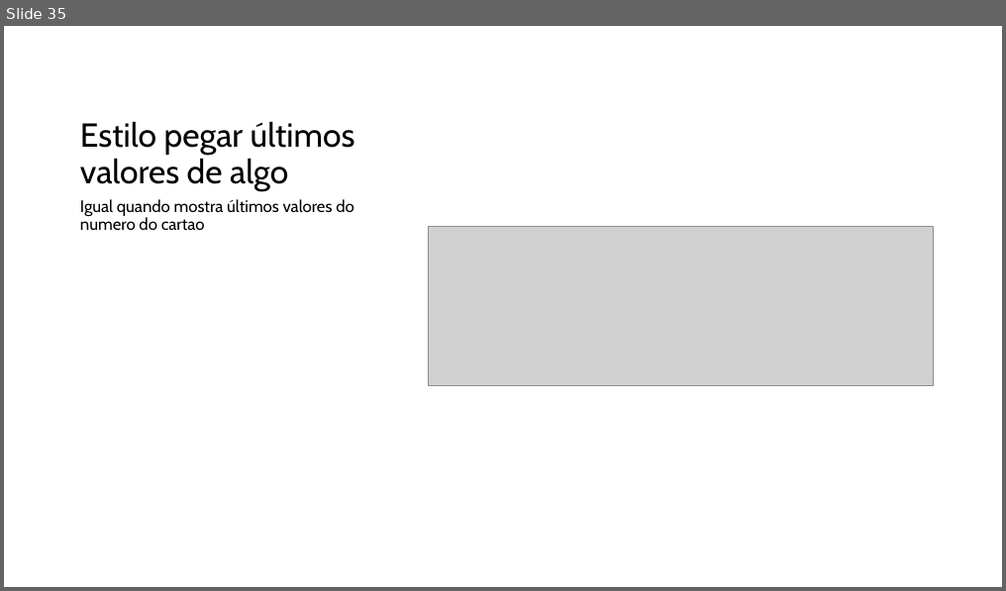
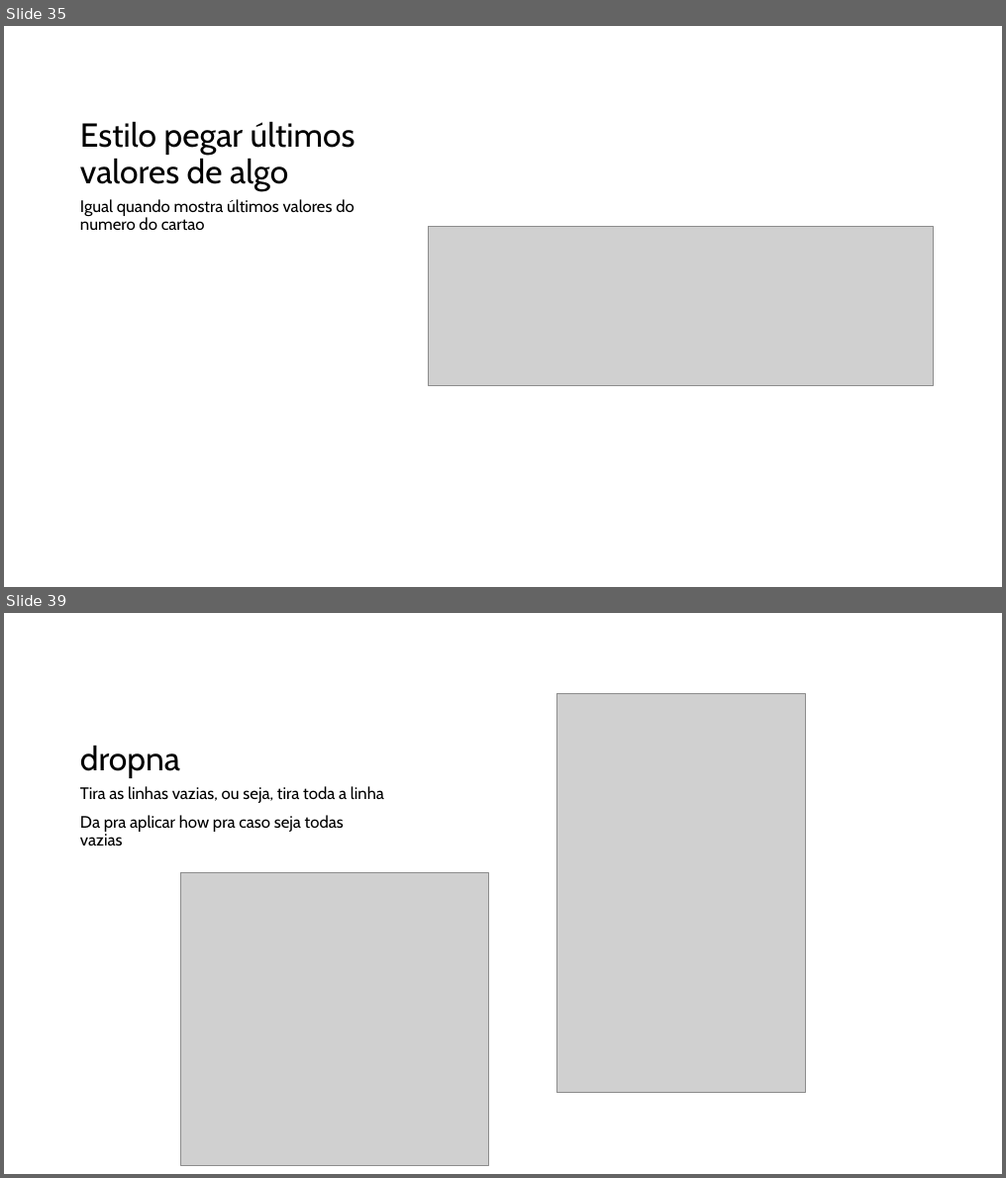
Before and after one commit to augluiz/OlaMundo, a slide deck: python.pptx. Shown one above the other, each under a label of ours: slide 35 before the commit, slides 35 and 39 after it; the slides between them are not shown. The pictures are 1006x591 and 1006x1178 pixels, drawn with LibreOffice and Linux fonts; fonts in the diff are those of the drawing; grey boxes stand for pictures. Boxes give left, top, right and bottom in pixels: in the first picture for what was removed or moved away, otherwise in the second. Text is boxed around its words. In the diff, an @@ line names an element or a change of style, - is before the commit and + after.

```diff
--- a/python.pptx
+++ b/python.pptx
@@ slide 39 added at bbox=[4, 613, 1002, 1174], background #FFFFFF @@
@@ picture added at bbox=[556, 694, 805, 1093] @@
@@ title added at bbox=[80, 745, 180, 778], 32 pt, text #000000 @@
+dropna
@@ text added at bbox=[80, 786, 384, 846], 16 pt, text #000000 @@
+Tira as linhas vazias, ou seja, tira toda a linha
+Da pra aplicar how pra caso seja todas vazias
@@ picture added at bbox=[181, 872, 488, 1166] @@
```
Also in this commit, not shown: 1 slide changed, 6 other slides added.
